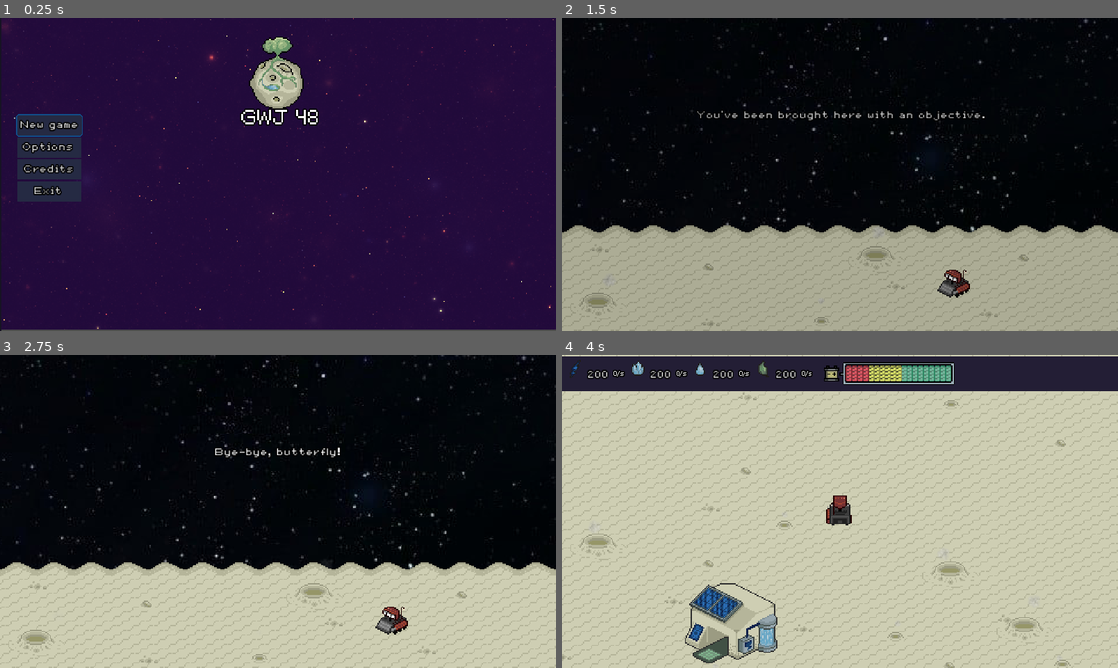
Above: before the commit, frames 1-4 (two rows, left to right).
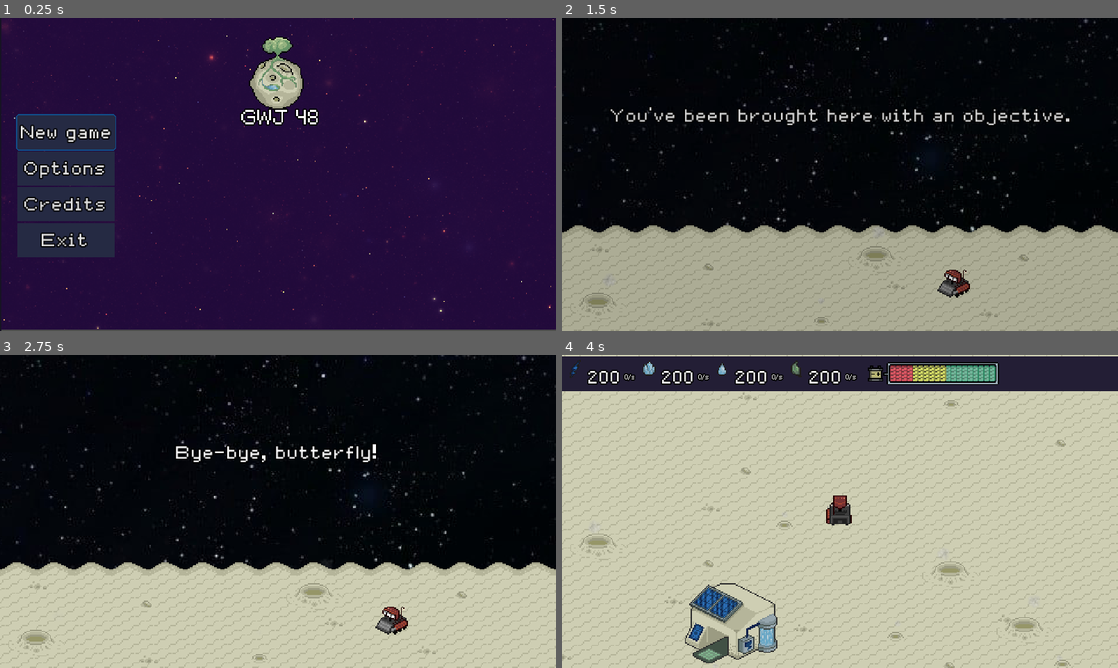
Above: after the commit, the same moments.

Repository: agustinoli/GodotWildJam48
Game: Godot game, scene res://MainMenu/MainMenu.tscn
Two runs of this game, one before a commit and one after it. Both use one fixed random seed, a clock stepped at 60 frames per second and the inputs below. Sound files missing from this copy of the repository are replaced by a short silence.
Inputs (mouse positions are in pixels of both pictures, inside the frame that each line leads up to):
- Up to frame 1 (0.25 s): no input
- Up to frame 2 (1.5 s): click "New game" at 0.5 s; tap Enter at 1.25 s; move the mouse to (962, 158) at 1.27 s; hold D (Right) from 1.28 s (still down); click (962, 158) at 1.35 s
- Up to frame 3 (2.75 s): tap P (Jump) at 1.52, 2.27 s; click (400, 495) at 2 s; move the mouse to (166, 527) at 2.02 s; release D (Right) at 2.03 s; hold S (Down) from 2.03 s (still down); tap 4 (BuildFoodMachine) at 2.1 s; click (166, 527) at 2.3 s
- Up to frame 4 (4 s): click (728, 527) at 2.75 s; move the mouse to (895, 442) at 2.77 s; release S (Down) at 2.78 s; hold D (Right) 2.78-3.53 s; tap 2 (BuildMineralMachine) at 2.85 s; click (895, 442) at 3.05 s; move the mouse to (812, 574) at 3.52 s; hold W (Up) from 3.53 s (still down); tap 1 (BuildPowerMachine) at 3.6 s; tap P (Jump) at 3.77 s; click (812, 574) at 3.8 s

The runs differ from the first frame. In frame 1, 5.9% of the frame differs, in the area x 2-21%, y 30-77%; in frame 2, 1.3%; in frame 3, 0.7%; in frame 4, 3.2%.

Commit message:
Add end messages before outro

Diff:
--- a/Assets/Fonts/pixellocale_8.tres
+++ b/Assets/Fonts/pixellocale_8.tres
@@ -3,7 +3,7 @@
 [ext_resource path="res://Assets/Fonts/pixellocale-v-1-4.ttf" type="DynamicFontData" id=1]
 
 [resource]
-size = 8
+size = 14
 outline_size = 1
 outline_color = Color( 0, 0, 0, 1 )
 use_filter = true
--- a/Game/GameController.gd
+++ b/Game/GameController.gd
@@ -1,4 +1,6 @@
 extends Node
+
+signal game_finished
 
 const POWER_MACHINE   = 0
 const MINERAL_MACHINE = 1
@@ -30,21 +32,26 @@
 const FOOD_MACHINE_DYNAMIC_GAIN = [ 0, 0, 0, 1, 0 ]
 const FOOD_MACHINE_STATIC_GAIN  = [ 0, 0, 0, 0, 3 ]
 
-const INITIAL_POWER = 128
+const INITIAL_POWER = 40
 
 var resources_max
 var resources
 var resources_delta
 var timer
 var win
+var finished
 var player_power
+var outro
+
 
 func _ready():
 	initialize()
 
 
 func initialize():
+	outro           = false
 	win             = false
+	finished        = false
 	player_power    = INITIAL_POWER
 	resources       = INITIAL_RESOURCES.duplicate()
 	resources_delta = INITIAL_RESOURCES_DELTA.duplicate()
@@ -60,108 +67,143 @@
 
 
 func decrease_player_power(cant):
-	player_power -= cant
-	Hud.set_battery(player_power)
-
-	if player_power < 10:
-		Game.emit_signal("ChangeScene","res://Outro/LoseScene.tscn")
+	if not finished:
+		player_power -= cant
+		Hud.set_battery(player_power)
+
+		if player_power < 10:
+			finished = true
+			timer.set_wait_time(5)
+			timer.stop()
+			timer.start()
+			self.disconnect("timeout", self, "_timer_callback")
+			timer.connect("timeout", self, "_timer_finished_callback")
+			emit_signal("game_finished", false)
 
 
 func player_recharge():
-	player_power = 100
+	if not finished:
+		player_power = 100
 
 
 func player_has_resources(wanted_resources)->bool:
-	for res in resources.size():
-		if wanted_resources[res] > resources[res]:
-			return false
-	return true
+	if not finished:
+		for res in resources.size():
+			if wanted_resources[res] > resources[res]:
+				return false
+		return true
+	return false
 
 
 func spend_resources(spended_resources)->void:
-	for res in resources.size():
-		resources[res] -= spended_resources[res]
-		if(resources[res] < RESOURCES_MIN[res]):
-			resources[res] = RESOURCES_MIN[res]
+	if not finished:
+		for res in resources.size():
+			resources[res] -= spended_resources[res]
+			if(resources[res] < RESOURCES_MIN[res]):
+				resources[res] = RESOURCES_MIN[res]
 
 
 func gain_resources(gained_resources)->void:
-	for res in resources.size():
-		resources[res] += gained_resources[res]
-		resources[res] = clamp(resources[res],RESOURCES_MIN[res],resources_max[res])
-
-	if not win and resources[resources.size()-1] == INITIAL_MAX_RESOURCES[resources.size()-1]:
-		win = true
-		Game.emit_signal("ChangeScene","res://Outro/WinScene.tscn")
+	if not finished:
+		for res in resources.size():
+			resources[res] += gained_resources[res]
+			resources[res] = clamp(resources[res],RESOURCES_MIN[res],resources_max[res])
+
+		if not win and resources[resources.size()-1] == INITIAL_MAX_RESOURCES[resources.size()-1]:
+			win = true
+			finished = true
+			timer.set_wait_time(5)
+			timer.stop()
+			timer.start()
+			self.disconnect("timeout", self, "_timer_callback")
+			timer.connect("timeout", self, "_timer_finished_callback")
+			emit_signal("game_finished", true)
 
 
 func can_build_machine(machine_type):
-	match machine_type:
-		POWER_MACHINE:
-			return player_has_resources(POWER_MACHINE_STATIC_COST)
-		MINERAL_MACHINE:
-			return player_has_resources(MINERAL_MACHINE_STATIC_COST)
-		WATER_MACHINE:
-			return player_has_resources(WATER_MACHINE_STATIC_COST)
-		FOOD_MACHINE:
-			return player_has_resources(FOOD_MACHINE_STATIC_COST)
+	if not finished:
+		match machine_type:
+			POWER_MACHINE:
+				return player_has_resources(POWER_MACHINE_STATIC_COST)
+			MINERAL_MACHINE:
+				return player_has_resources(MINERAL_MACHINE_STATIC_COST)
+			WATER_MACHINE:
+				return player_has_resources(WATER_MACHINE_STATIC_COST)
+			FOOD_MACHINE:
+				return player_has_resources(FOOD_MACHINE_STATIC_COST)
 
 
 func add_dynamic_gain(new_gain):
-	for res in resources.size():
-		resources_delta[res] += new_gain[res]
+	if not finished:
+		for res in resources.size():
+			resources_delta[res] += new_gain[res]
 
 
 func add_dynamic_cost(new_cost):
-	for res in resources.size():
-		resources_delta[res] -= new_cost[res]
+	if not finished:
+		for res in resources.size():
+			resources_delta[res] -= new_cost[res]
 
 
 func pre_build_machine(machine_type):
-	match machine_type:
-		POWER_MACHINE:
-			spend_resources(POWER_MACHINE_STATIC_COST)
-		MINERAL_MACHINE:
-			spend_resources(MINERAL_MACHINE_STATIC_COST)
-		WATER_MACHINE:
-			spend_resources(WATER_MACHINE_STATIC_COST)
-		FOOD_MACHINE:
-			spend_resources(FOOD_MACHINE_STATIC_COST)
-	Hud.set_values(resources, resources_delta)
+	if not finished:
+		match machine_type:
+			POWER_MACHINE:
+				spend_resources(POWER_MACHINE_STATIC_COST)
+			MINERAL_MACHINE:
+				spend_resources(MINERAL_MACHINE_STATIC_COST)
+			WATER_MACHINE:
+				spend_resources(WATER_MACHINE_STATIC_COST)
+			FOOD_MACHINE:
+				spend_resources(FOOD_MACHINE_STATIC_COST)
+		Hud.set_values(resources, resources_delta)
 
 
 func build_machine(machine_type):
-	match machine_type:
-		POWER_MACHINE:
-			gain_resources(POWER_MACHINE_STATIC_GAIN)
-			add_dynamic_cost(POWER_MACHINE_DYNAMIC_COST)
-			add_dynamic_gain(POWER_MACHINE_DYNAMIC_GAIN)
-		MINERAL_MACHINE:
-			gain_resources(MINERAL_MACHINE_STATIC_GAIN)
-			add_dynamic_cost(MINERAL_MACHINE_DYNAMIC_COST)
-			add_dynamic_gain(MINERAL_MACHINE_DYNAMIC_GAIN)
-		WATER_MACHINE:
-			gain_resources(WATER_MACHINE_STATIC_GAIN)
-			add_dynamic_cost(WATER_MACHINE_DYNAMIC_COST)
-			add_dynamic_gain(WATER_MACHINE_DYNAMIC_GAIN)
-		FOOD_MACHINE:
-			gain_resources(FOOD_MACHINE_STATIC_GAIN)
-			add_dynamic_cost(FOOD_MACHINE_DYNAMIC_COST)
-			add_dynamic_gain(FOOD_MACHINE_DYNAMIC_GAIN)
-	decrease_player_power(10)
+	if not finished:
+		match machine_type:
+			POWER_MACHINE:
+				gain_resources(POWER_MACHINE_STATIC_GAIN)
+				add_dynamic_cost(POWER_MACHINE_DYNAMIC_COST)
+				add_dynamic_gain(POWER_MACHINE_DYNAMIC_GAIN)
+			MINERAL_MACHINE:
+				gain_resources(MINERAL_MACHINE_STATIC_GAIN)
+				add_dynamic_cost(MINERAL_MACHINE_DYNAMIC_COST)
+				add_dynamic_gain(MINERAL_MACHINE_DYNAMIC_GAIN)
+			WATER_MACHINE:
+				gain_resources(WATER_MACHINE_STATIC_GAIN)
+				add_dynamic_cost(WATER_MACHINE_DYNAMIC_COST)
+				add_dynamic_gain(WATER_MACHINE_DYNAMIC_GAIN)
+			FOOD_MACHINE:
+				gain_resources(FOOD_MACHINE_STATIC_GAIN)
+				add_dynamic_cost(FOOD_MACHINE_DYNAMIC_COST)
+				add_dynamic_gain(FOOD_MACHINE_DYNAMIC_GAIN)
+		decrease_player_power(10)
 
 
 func _timer_callback():
-	if resources_delta[0] >= 0 or resources[0] >= 0: # Si hay deficit de looz, las maquinas no producen
-		gain_resources(resources_delta)
-	Hud.set_values(resources,resources_delta)
-	log_player_resources()
+	if not finished:
+		if resources_delta[0] >= 0 or resources[0] >= 0: # Si hay deficit de looz, las maquinas no producen
+			gain_resources(resources_delta)
+		Hud.set_values(resources,resources_delta)
+		log_player_resources()
 
 
 func free_timer():
-	timer.disconnect("timeout",self,"_timer_callback")
-	timer.queue_free()
+	if not finished:
+		timer.disconnect("timeout",self,"_timer_callback")
+		timer.queue_free()
 
 
 func log_player_resources():
-	print(str("Terraformation Index => ", resources[resources.size()-1], " | Player Power => ", player_power))
+	if not finished:
+		print(str("Terraformation Index => ", resources[resources.size()-1], " | Player Power => ", player_power))
+
+
+func _timer_finished_callback():
+	if finished and not outro:
+		if win:
+			Game.emit_signal("ChangeScene","res://Outro/WinScene.tscn")
+		else:
+			Game.emit_signal("ChangeScene","res://Outro/LoseScene.tscn")
+		outro = true
--- a/Player/Player.gd
+++ b/Player/Player.gd
@@ -40,6 +40,7 @@
 
 
 func _ready():
+	GameController.connect("game_finished", self, "game_finished")
 	$AudioStreamPlayer.stream = movement_sound
 	$Notebook.visible = false
 
@@ -67,3 +68,10 @@
 
 func parse_input():
 	pass
+
+
+func game_finished(won):
+	if won:
+		$Camera2D/Label.text = "CAMERA1"
+	else:
+		$Camera2D/Label.text = "CAMERA2"
--- a/Player/Player.tscn
+++ b/Player/Player.tscn
@@ -14,6 +14,7 @@
 [ext_resource path="res://Assets/Images/Player/RightDown.png" type="Texture" id=12]
 [ext_resource path="res://Assets/Images/Player/RIghtUp.png" type="Texture" id=13]
 [ext_resource path="res://Assets/Images/Player/Up.png" type="Texture" id=14]
+[ext_resource path="res://Assets/Fonts/pixellocale_8.tres" type="DynamicFont" id=15]
 
 [sub_resource type="CapsuleShape2D" id=1]
 radius = 6.0
@@ -76,6 +77,14 @@
 [node name="Camera2D" type="Camera2D" parent="."]
 current = true
 
+[node name="Label" type="Label" parent="Camera2D"]
+margin_left = -239.0
+margin_top = -77.0
+margin_right = 240.0
+margin_bottom = -26.0
+custom_fonts/font = ExtResource( 15 )
+align = 1
+
 [node name="StateMachine" type="Node2D" parent="."]
 script = ExtResource( 4 )
 initial_state = NodePath("Idle")
Not shown: 1 places in Player/Player.tscn that only renumber resources
Not shown, changed: addons/GameTemplate/Localization/Localization.csv
